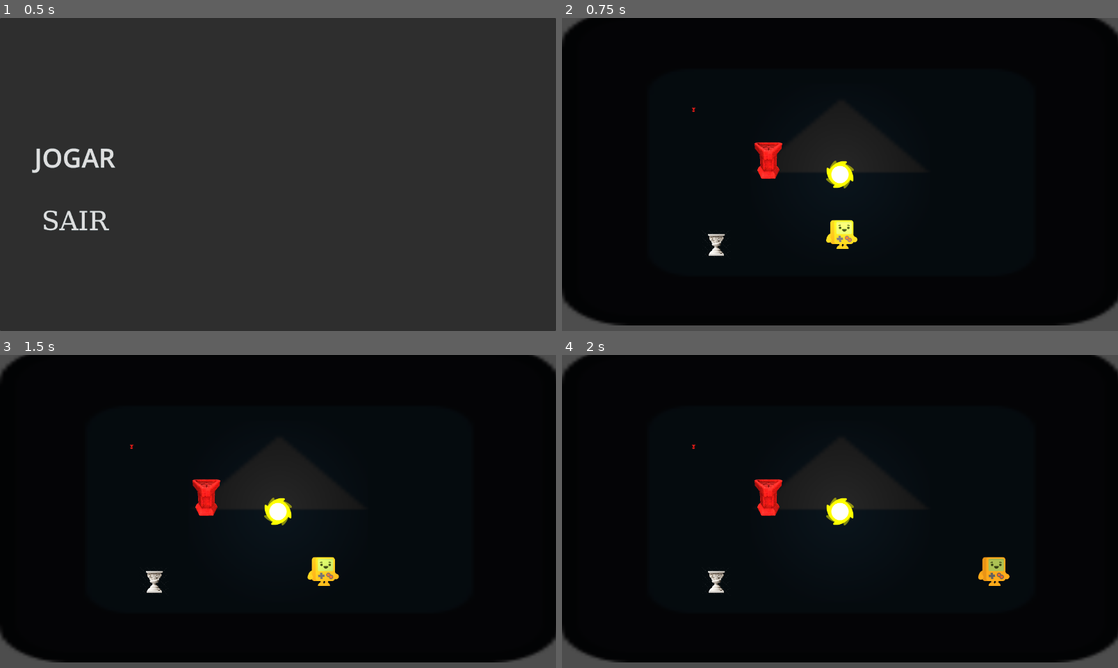
Above: before the commit, frames 1-4 (two rows, left to right).
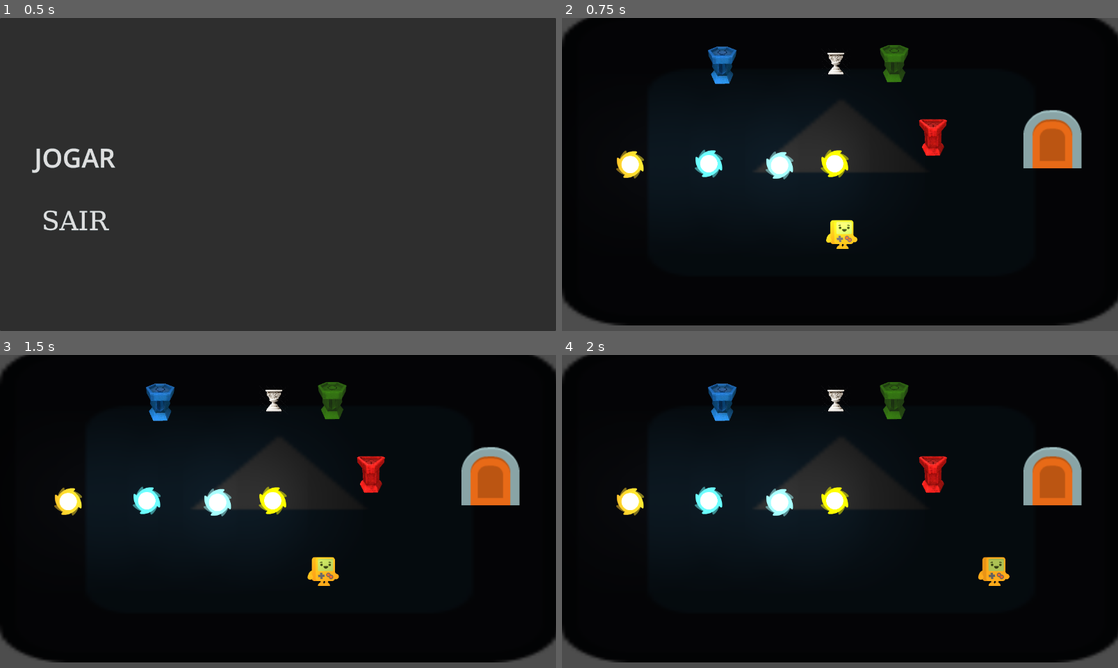
Above: after the commit, the same moments.

Repository: Blackjack10114/jogo-escuro
Game: Godot game, scene res://Scenes/MenuPrincipal.tscn
Two runs of this game, one before a commit and one after it. Both use one fixed random seed, a clock stepped at 60 frames per second and the inputs below. The engine's default icon, where the game draws it, is replaced by a stand-in: a white triangle on a blue panel in a dark square.
Inputs (mouse positions are in pixels of both pictures, inside the frame that each line leads up to):
- Up to frame 1 (0.5 s): no input
- Up to frame 2 (0.75 s): click "JOGAR" at 0.5 s
- Up to frame 3 (1.5 s): tap Enter (ui_accept) at 1.25 s; move the mouse to (400, 495) at 1.27 s; hold Right (ui_right) from 1.28 s (still down)
- Up to frame 4 (2 s): keep holding Right (ui_right); tap Enter (ui_accept) at 1.52 s

Frame 1 is identical in both runs. In frame 2, 5.2% of the frame differs, in the area x 9-94%, y 8-76%; in frame 3, 5.2%; in frame 4, 5.2%.

Commit message:
feat: Puzzle Prototipo Simples, Porta funcionando

Diff:
--- a/Objetos/Altares/Altar.tscn
+++ b/Objetos/Altares/Altar.tscn
@@ -11,6 +11,7 @@
 scale = Vector2(0.026648756, 0.026648756)
 
 [node name="Altar" type="Area2D" parent="." unique_id=1959147657]
+scale = Vector2(0.99999964, 0.99999964)
 script = ExtResource("1_jni5i")
 cor_aceita = 3
 textura_desativado = ExtResource("2_avt50")
--- /dev/null
+++ b/Objetos/Porta/Porta.tscn
@@ -0,0 +1,22 @@
+[gd_scene format=3 uid="uid://be22tfc7s5y2g"]
+
+[ext_resource type="Script" uid="uid://do2484wy3h0po" path="res://Scripts/Objetos/Porta.gd" id="1_7p4ve"]
+[ext_resource type="Texture2D" uid="uid://bk3h4ko3505hb" path="res://Sprites/Placeholders/platformPack_tile052.png" id="2_e0ypx"]
+[ext_resource type="Texture2D" uid="uid://cesnuuloyxspn" path="res://Sprites/Placeholders/platformPack_tile048.png" id="3_f40o3"]
+
+[sub_resource type="RectangleShape2D" id="RectangleShape2D_rhfvw"]
+
+[node name="Porta" type="StaticBody2D" unique_id=1098581790]
+script = ExtResource("1_7p4ve")
+sprite_fechada = ExtResource("2_e0ypx")
+sprite_aberta = ExtResource("3_f40o3")
+
+[node name="CollisionShape2D" type="CollisionShape2D" parent="." unique_id=1365084053]
+scale = Vector2(8.06724, 8.06724)
+shape = SubResource("RectangleShape2D_rhfvw")
+
+[node name="Sprite2D" type="Sprite2D" parent="." unique_id=1813673539]
+scale = Vector2(2.078396, 2.078396)
+texture = ExtResource("2_e0ypx")
+
+[node name="AnimationPlayer" type="AnimationPlayer" parent="." unique_id=669711041]
--- /dev/null
+++ b/Scenes/Puzzles/Puzzle_Prototipo.tscn
@@ -0,0 +1,55 @@
+[gd_scene format=3 uid="uid://ds4ll71gf0lh7"]
+
+[ext_resource type="Script" uid="uid://c0lv0o5t10nvm" path="res://Scripts/Manager/PuzzleController.gd" id="1_swtkx"]
+[ext_resource type="PackedScene" uid="uid://df74w1jkbclv2" path="res://Objetos/Altares/Altar.tscn" id="2_86sgx"]
+[ext_resource type="PackedScene" uid="uid://0dr448m64kv3" path="res://Objetos/Altares/Altar_Azul.tscn" id="3_x0l3w"]
+[ext_resource type="PackedScene" uid="uid://7agvmjcou4ox" path="res://Objetos/Altares/Altar_Verde.tscn" id="4_ysftc"]
+[ext_resource type="PackedScene" uid="uid://d1cyupflnp5b7" path="res://Objetos/Altares/Altar_Vermelho.tscn" id="5_3ur8i"]
+[ext_resource type="Texture2D" uid="uid://34eb8j034ct8" path="res://icon.svg" id="6_wqhif"]
+[ext_resource type="PackedScene" uid="uid://dabjl2g7fc2da" path="res://Objetos/Tochas/Tocha.tscn" id="7_3rwy8"]
+[ext_resource type="PackedScene" uid="uid://b6y5u8ix42tq6" path="res://Objetos/Tochas/Tocha_Azul.tscn" id="8_paejp"]
+[ext_resource type="PackedScene" uid="uid://dkkml5yvomqgs" path="res://Objetos/Tochas/Tocha_Verde.tscn" id="9_ukhph"]
+[ext_resource type="PackedScene" uid="uid://d4erg6m27bdly" path="res://Objetos/Tochas/Tocha_Vermelho.tscn" id="10_g2i0s"]
+[ext_resource type="PackedScene" uid="uid://be22tfc7s5y2g" path="res://Objetos/Porta/Porta.tscn" id="12_gtkgh"]
+
+[node name="PuzzlePrototipo" type="Node2D" unique_id=211625197]
+
+[node name="PuzzleController" type="Node" parent="." unique_id=25800619 node_paths=PackedStringArray("porta", "altares")]
+script = ExtResource("1_swtkx")
+porta = NodePath("../Porta")
+altares = [NodePath("../Altar"), NodePath("../Altar_Azul"), NodePath("../Altar_Verde"), NodePath("../Altar_Vermelho")]
+
+[node name="Altar" parent="." unique_id=849689154 instance=ExtResource("2_86sgx")]
+position = Vector2(603, 149)
+
+[node name="Altar_Azul" parent="." unique_id=44935604 instance=ExtResource("3_x0l3w")]
+position = Vector2(342, 153)
+
+[node name="Altar_Verde" parent="." unique_id=1209890812 instance=ExtResource("4_ysftc")]
+position = Vector2(738, 149)
+
+[node name="Fundo" type="Sprite2D" parent="." unique_id=984258722]
+visible = false
+modulate = Color(0.07683582, 0.07683582, 0.07683582, 1)
+z_index = -10
+position = Vector2(628, 340)
+scale = Vector2(10.1328125, 5.6796875)
+texture = ExtResource("6_wqhif")
+
+[node name="Tocha" parent="." unique_id=1342345491 instance=ExtResource("7_3rwy8")]
+position = Vector2(601, 380)
+
+[node name="Tocha_Azul" parent="." unique_id=1271573328 instance=ExtResource("8_paejp")]
+position = Vector2(474, 384)
+
+[node name="Tocha_Verde" parent="." unique_id=260807189 instance=ExtResource("9_ukhph")]
+position = Vector2(311, 380)
+
+[node name="Tocha_Vermelho" parent="." unique_id=1220672857 instance=ExtResource("10_g2i0s")]
+position = Vector2(130, 382)
+
+[node name="Altar_Vermelho" parent="." unique_id=1228228206 instance=ExtResource("5_3ur8i")]
+position = Vector2(827, 319)
+
+[node name="Porta" parent="." unique_id=1098581790 instance=ExtResource("12_gtkgh")]
+position = Vector2(1102, 324)
--- a/Scenes/SceneTeste/Hugo.tscn
+++ b/Scenes/SceneTeste/Hugo.tscn
@@ -1,18 +1,10 @@
 [gd_scene format=3 uid="uid://dlapqp3v6jy3a"]
 
-[ext_resource type="PackedScene" uid="uid://dabjl2g7fc2da" path="res://Objetos/Tochas/Tocha.tscn" id="1_2bxtm"]
-[ext_resource type="PackedScene" uid="uid://d1cyupflnp5b7" path="res://Objetos/Altares/Altar_Vermelho.tscn" id="1_dnb6n"]
-[ext_resource type="PackedScene" uid="uid://df74w1jkbclv2" path="res://Objetos/Altares/Altar.tscn" id="2_7j15l"]
 [ext_resource type="PackedScene" uid="uid://bwrnn1c1hv5cm" path="res://Objetos/Player.tscn" id="4_be7ju"]
 [ext_resource type="Texture2D" uid="uid://34eb8j034ct8" path="res://icon.svg" id="5_0pdvv"]
+[ext_resource type="PackedScene" uid="uid://ds4ll71gf0lh7" path="res://Scenes/Puzzles/Puzzle_Prototipo.tscn" id="6_7j15l"]
 
 [node name="Hugo" type="Node2D" unique_id=1085151836]
-
-[node name="Altar_Vermelho" parent="." unique_id=44935604 instance=ExtResource("1_dnb6n")]
-position = Vector2(-337, -149)
-scale = Vector2(0.12000054, 0.12000054)
-
-[node name="Tocha" parent="." unique_id=1342345491 instance=ExtResource("1_2bxtm")]
 
 [node name="Player" parent="." unique_id=1558179493 instance=ExtResource("4_be7ju")]
 position = Vector2(4, 123)
@@ -26,8 +18,5 @@
 scale = Vector2(10.1328125, 5.6796875)
 texture = ExtResource("5_0pdvv")
 
-[node name="Altar" parent="." unique_id=849689154 instance=ExtResource("2_7j15l")]
-position = Vector2(-285, 161)
-
-[node name="Altar_Vermelho2" parent="." unique_id=1581285499 instance=ExtResource("1_dnb6n")]
-position = Vector2(-165, -33)
+[node name="PuzzlePrototipo" parent="." unique_id=211625197 instance=ExtResource("6_7j15l")]
+position = Vector2(-613, -405)
--- a/Scripts/Manager/PuzzleController.gd
+++ b/Scripts/Manager/PuzzleController.gd
@@ -1,31 +1,73 @@
 extends Node
 
-@export var porta: Node
+@export var porta: Porta
 @export var altares: Array[Node]
 @export var idPuzzle := "altar_principal"
 
+var altares_area: Array[Altar] = []
 var resolvido := false
 
+
 func _ready():
-	# Se já foi resolvido antes, abre a porta direto
+	print("PuzzleController iniciou")
+	# detecta automaticamente qualquer Altar dentro das cenas
+	for altar_root in altares:
+		var area: Altar = _encontrar_altar(altar_root)
+		if area:
+			altares_area.append(area)
+
+			# evita conectar o sinal mais de uma vez
+			if not area.altar_ativado.is_connected(_verificar_puzzle):
+				area.altar_ativado.connect(_verificar_puzzle)
+
+	print("Altares detectados:", altares_area.size())
+
 	if GameManager.PuzzleJaResolvido(idPuzzle):
-		porta.abrir()
 		resolvido = true
+		_abrir_porta()
+		_travar_altares()
+	else:
+		_verificar_puzzle()
+
+
+func _encontrar_altar(node: Node) -> Altar:
+	if node is Altar:
+		return node
+	for filho in node.get_children():
+		var resultado: Altar = _encontrar_altar(filho)
+		if resultado:
+			return resultado
+	return null
+
+
+func _verificar_puzzle():
+	print("Verificando puzzle...")
+
+	if resolvido:
 		return
 
-	for altar in altares:
-		if altar.has_signal("altar_ativado"):
-			altar.altar_ativado.connect(_verificar_puzzle)
-
-func _verificar_puzzle():
-	for altar in altares:
+	for altar in altares_area:
+		print("Altar", altar.name, "ativado?", altar.ativado)
 		if not altar.ativado:
-			porta.fechar()
-			resolvido = false
+			_fechar_porta()
 			return
 
-	porta.abrir()
+	print("PUZZLE RESOLVIDO")
+	resolvido = true
+	_abrir_porta()
+	GameManager.RegistrarPuzzleResolvido(idPuzzle)
+	_travar_altares()
 
-	if not resolvido:
-		resolvido = true
-		GameManager.RegistrarPuzzleResolvido(idPuzzle)
+func _travar_altares():
+	for altar in altares_area:
+		altar.bloqueado = true
+
+
+func _abrir_porta():
+	if porta:
+		print("ABRINDO PORTA")
+		porta.abrir()
+
+func _fechar_porta():
+	if porta:
+		porta.fechar()
--- a/Scripts/Objetos/Altar.gd
+++ b/Scripts/Objetos/Altar.gd
@@ -1,3 +1,4 @@
+class_name Altar
 extends Area2D
 
 @export var cor_aceita: Cor.Tipo
@@ -9,6 +10,7 @@
 var player_perto = null
 var tocha_no_altar = null
 var ativado = false
+var bloqueado := false
 
 signal altar_ativado
 
@@ -30,6 +32,9 @@
 
 
 func _process(_delta):
+	if bloqueado:
+		return
+
 	if player_perto and Input.is_action_just_pressed("ui_accept"):
 		if ativado:
 			remover_tocha()
--- a/Scripts/Objetos/Porta.gd
+++ b/Scripts/Objetos/Porta.gd
@@ -1,27 +1,39 @@
+class_name Porta
 extends StaticBody2D
 
 @export var começa_aberta := false
 
+# sprites
+@export var sprite_fechada: Texture2D
+@export var sprite_aberta: Texture2D
+
+# animação futura (opcional)
+@export var usar_animacao := false
+@export var nome_anim_abrir := "abrir"
+@export var nome_anim_fechar := "fechar"
+
 var aberta := false
 
-@onready var colisao = $CollisionShape2D
-@onready var sprite = $Sprite2D
+@onready var colisao: CollisionShape2D = get_node_or_null("CollisionShape2D")
+@onready var sprite: Sprite2D = get_node_or_null("Sprite2D")
+@onready var animacao: AnimationPlayer = get_node_or_null("AnimationPlayer")
 
 
 func _ready():
 	aberta = começa_aberta
-	atualizar_estado()
+	atualizar_estado(true)
 
 
 func alternar():
-	aberta = !aberta
-	atualizar_estado()
+	if aberta:
+		fechar()
+	else:
+		abrir()
 
 
 func abrir():
 	if aberta:
 		return
-
 	aberta = true
 	atualizar_estado()
 
@@ -29,11 +41,29 @@
 func fechar():
 	if not aberta:
 		return
-
 	aberta = false
 	atualizar_estado()
 
 
-func atualizar_estado():
-	colisao.disabled = aberta
-	sprite.modulate.a = 0.3 if aberta else 1.0
+func atualizar_estado(inicial := false):
+	if colisao:
+		colisao.disabled = aberta
+	else:
+		print("ERRO: CollisionShape2D não encontrado na porta")
+
+	# por animação
+	if usar_animacao and animacao and not inicial:
+		if aberta and animacao.has_animation(nome_anim_abrir):
+			animacao.play(nome_anim_abrir)
+		elif not aberta and animacao.has_animation(nome_anim_fechar):
+			animacao.play(nome_anim_fechar)
+		return
+
+	# por sprite
+	if sprite:
+		if aberta and sprite_aberta:
+			sprite.texture = sprite_aberta
+		elif not aberta and sprite_fechada:
+			sprite.texture = sprite_fechada
+
+		sprite.modulate.a = 0.35 if aberta else 1.0
--- a/Scripts/Objetos/Tocha.gd
+++ b/Scripts/Objetos/Tocha.gd
@@ -8,8 +8,11 @@
 var posicao_original: Vector2
 var altar_atual = null
 
+var pai_original = null
+
 func _ready():
 	posicao_original = global_position
+	pai_original = get_parent()
 	connect("body_entered", _on_body_entered)
 	connect("body_exited", _on_body_exited)
 
@@ -46,8 +49,10 @@
 	if carregada:
 		var p = get_parent()
 		p.remove_child(self)
-		get_tree().current_scene.add_child(self)
+
+		pai_original.add_child(self)   # volta para onde estava
 		global_position = posicao_original
+
 		carregada = false
 		p.tocha_atual = null
 		altar_atual = null
Binary file added: Sprites/Placeholders/platformPack_tile048.png
Not shown, added: Sprites/Placeholders/platformPack_tile048.png.import
Binary file added: Sprites/Placeholders/platformPack_tile052.png
Not shown, added: Sprites/Placeholders/platformPack_tile052.png.import
